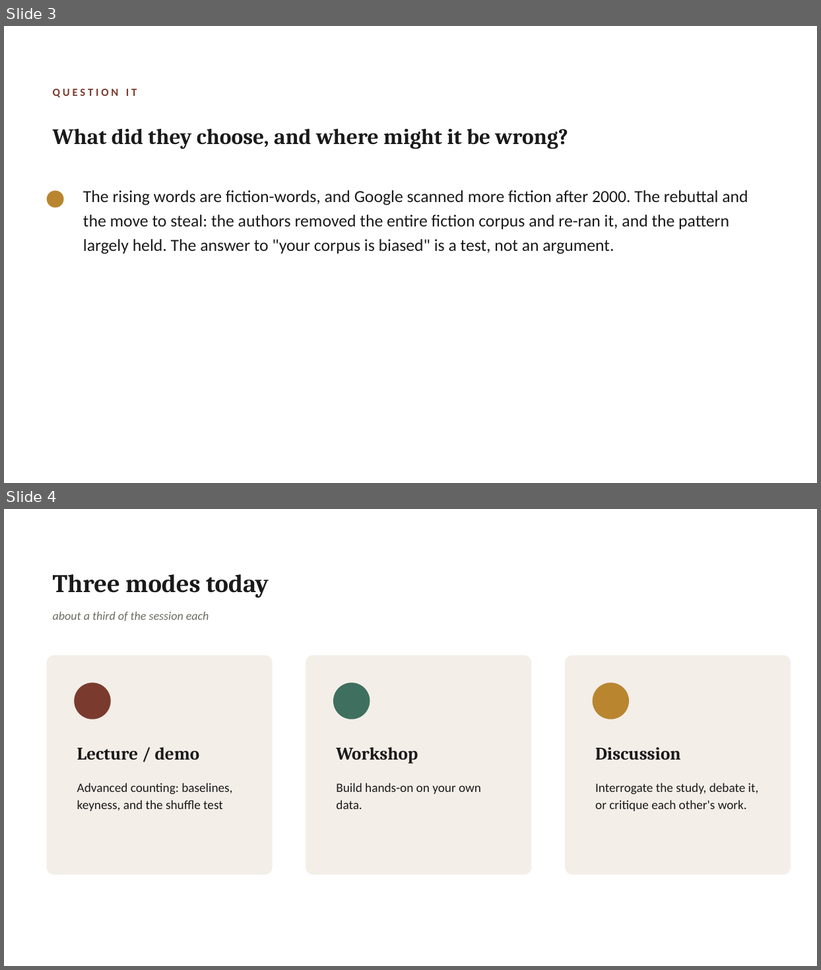
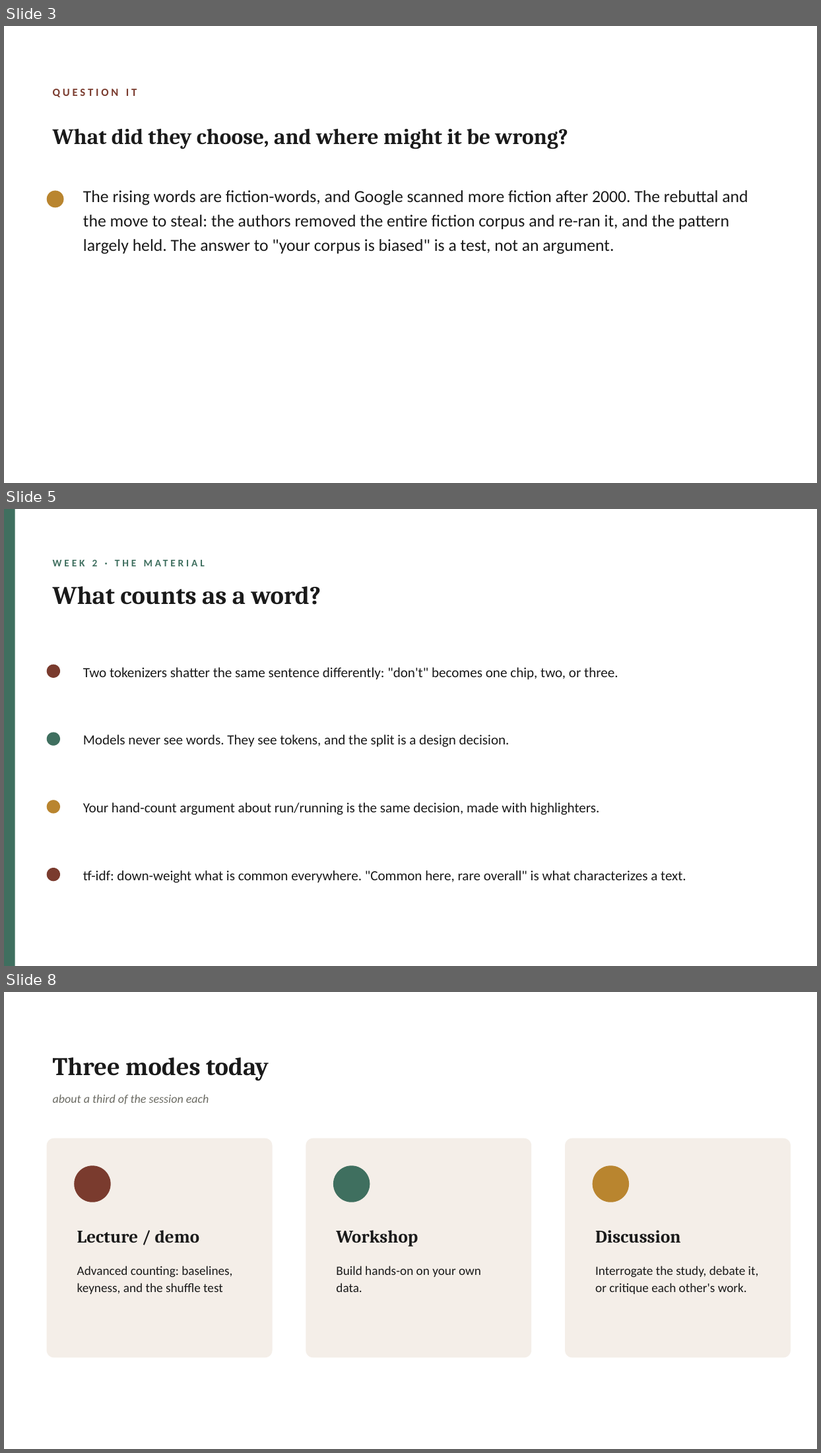
Before and after one commit to lucianli123/culture-as-data-2026, a slide deck: slides/pptx/week-02.pptx. Shown one above the other, each under a label of ours: slides 3 and 4 before the commit, slides 3, 5 and 8 after it; the slides between them are not shown. The pictures are 821x970 and 821x1453 pixels, drawn with LibreOffice and Linux fonts; fonts in the diff are those of the drawing. Boxes give left, top, right and bottom in pixels: in the first picture for what was removed or moved away, otherwise in the second. Text is boxed around its words. In the diff, an @@ line names an element or a change of style, - is before the commit and + after.

```diff
--- a/slides/pptx/week-02.pptx
+++ b/slides/pptx/week-02.pptx
@@ slide 5 added at (4, 509, 817, 966), background #FFFFFF @@
@@ rectangle added at (4, 509, 15, 966), fill #3F6F5F @@
@@ text added at (92, 560, 232, 677), 12 pt, text #3F6F5F, bold @@
+WEEK 2 · THE MATERIAL
@@ text added at (53, 586, 321, 605), 30 pt, text #1A1A1A, bold @@
+What counts as a word?
@@ ellipse added at (47, 665, 60, 678), fill #7A3B2E @@
@@ text added at (83, 667, 618, 680), 16.5 pt, text #1A1A1A @@
+Two tokenizers shatter the same sentence differently: "don't" becomes one chip, two, or three.
@@ ellipse added at (47, 732, 60, 746), fill #3F6F5F @@
@@ text added at (83, 735, 510, 747), 16.5 pt, text #1A1A1A @@
+Models never see words. They see tokens, and the split is a design decision.
@@ ellipse added at (47, 801, 60, 814), fill #B9852F @@
@@ text added at (83, 803, 599, 815), 16.5 pt, text #1A1A1A @@
+Your hand-count argument about run/running is the same decision, made with highlighters.
@@ ellipse added at (47, 868, 60, 882), fill #7A3B2E @@
@@ text added at (83, 871, 686, 883), 16.5 pt, text #1A1A1A @@
+tf-idf: down-weight what is common everywhere. "Common here, rare overall" is what characterizes a text.
@@ what was slide 4 is now slide 8 @@
```
Also in this commit, not shown: 3 other slides added, 39 other files.
